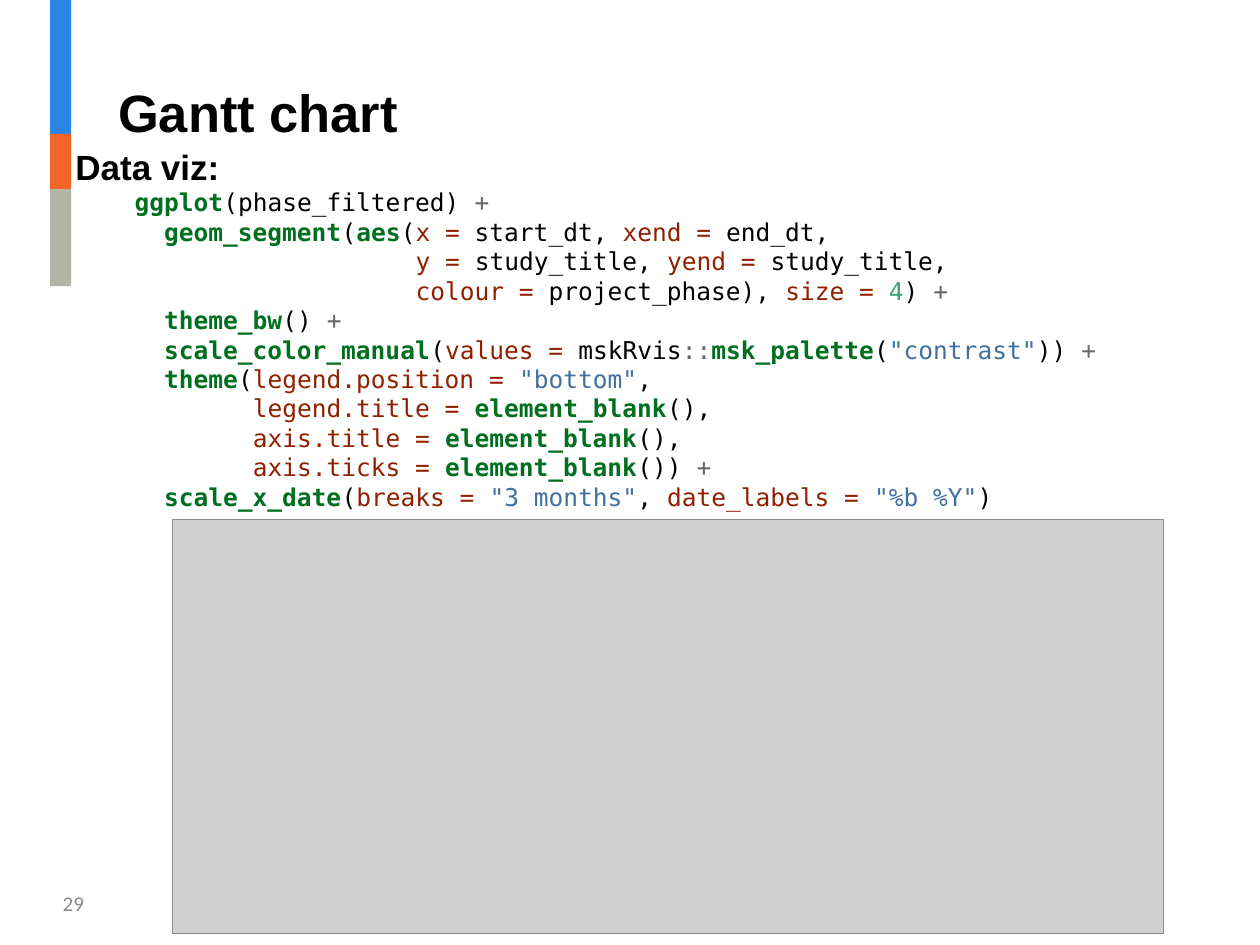
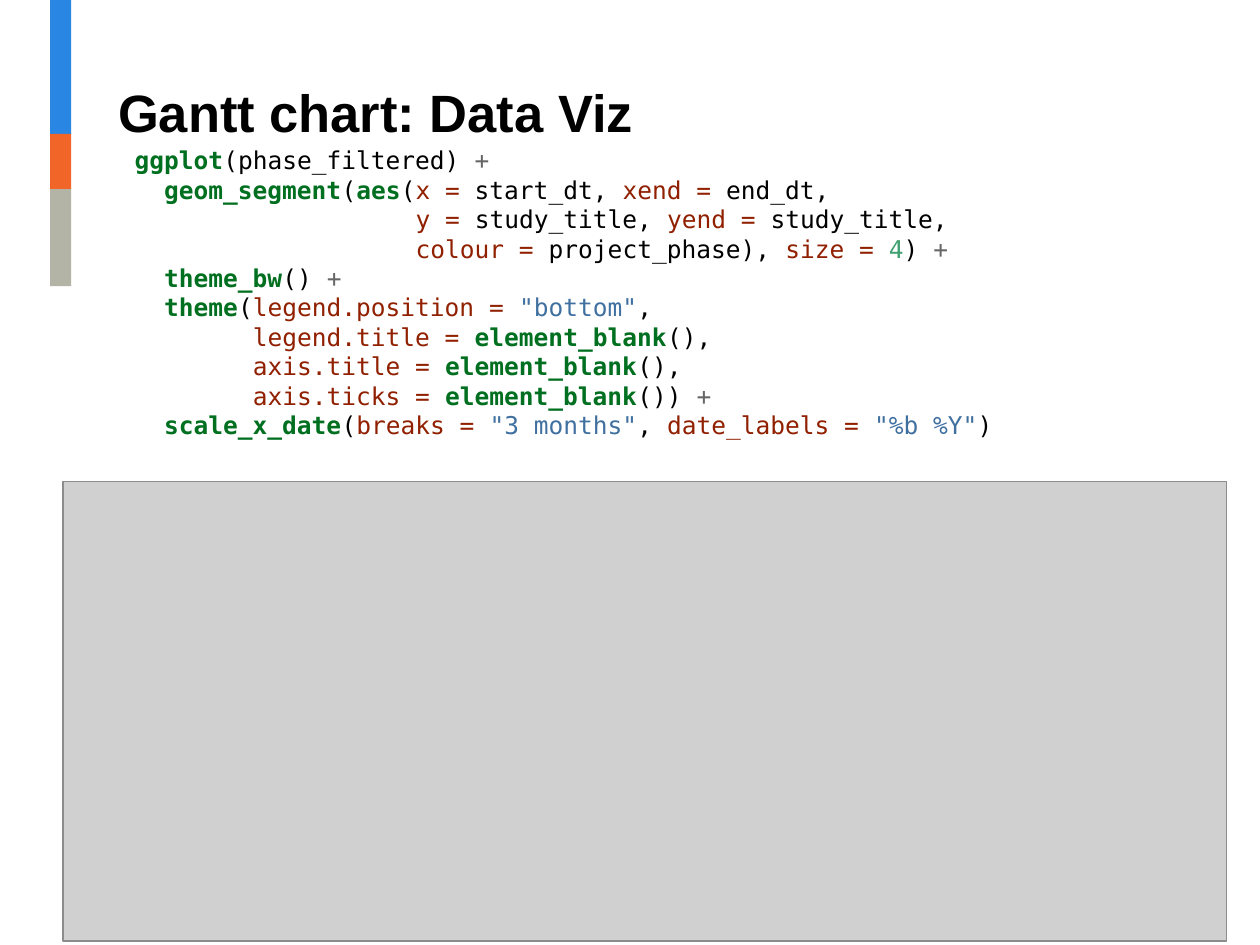
Before and after one commit to jalavery/timetrackR, a slide deck: slide 30 of RLadies timetrackR Presentation v2.pptx (slide 29 before the commit). Drawn at 1260x945 pixels with LibreOffice and Linux fonts; fonts in the diff are those of the drawing; grey boxes stand for pictures; background and template pictures are left out. Boxes give left, top, right and bottom in pixels: in the first picture for what was removed or moved away, otherwise in the second. Text is boxed around its words. In the diff, an @@ line names an element or a change of style, - is before the commit and + after.

Commit message:
Add project tracker to repo
Update powerpoint screenshots, add time tracker excel file to repo and update create datasets file accordingly

```diff
--- a/RLadies timetrackR Presentation v2.pptx
+++ b/RLadies timetrackR Presentation v2.pptx
@@ title at bbox=[118, 94, 633, 133]: text changed @@
-Gantt chart
+Gantt chart: Data Viz
@@ text at bbox=[135, 150, 992, 440]: text changed; text colour #007020 to #902000 @@
-Data viz:
-ggplot(phase_filtered) +
-geom_segment(aes(x = start_dt, xend = end_dt,
-y = study_title, yend = study_title,
-colour = project_phase), size = 4) +
-theme_bw() +
-scale_color_manual(values = mskRvis::msk_palette("contrast")) +
-theme(legend.position = "bottom",
-legend.title = element_blank(),
-axis.title = element_blank(),
-axis.ticks = element_blank()) +
-scale_x_date(breaks = "3 months", date_labels = "%b %Y")
+ggplot(phase_filtered) +
+geom_segment(aes(x = start_dt, xend = end_dt,
+y = study_title, yend = study_title,
+colour = project_phase), size = 4) +
+theme_bw() +
+theme(legend.position = "bottom",
+legend.title = element_blank(),
+axis.title = element_blank(),
+axis.ticks = element_blank()) +
+scale_x_date(breaks = "3 months", date_labels = "%b %Y")
@@ picture: place and size @@
-picture at bbox=[173, 519, 1164, 934]
+picture at bbox=[63, 481, 1227, 941]
@@ page number at bbox=[63, 893, 84, 917]: text changed @@
-29
+30
```
Also in this commit, not shown: 7 other slides changed, 1 slide added, 3 other files.
